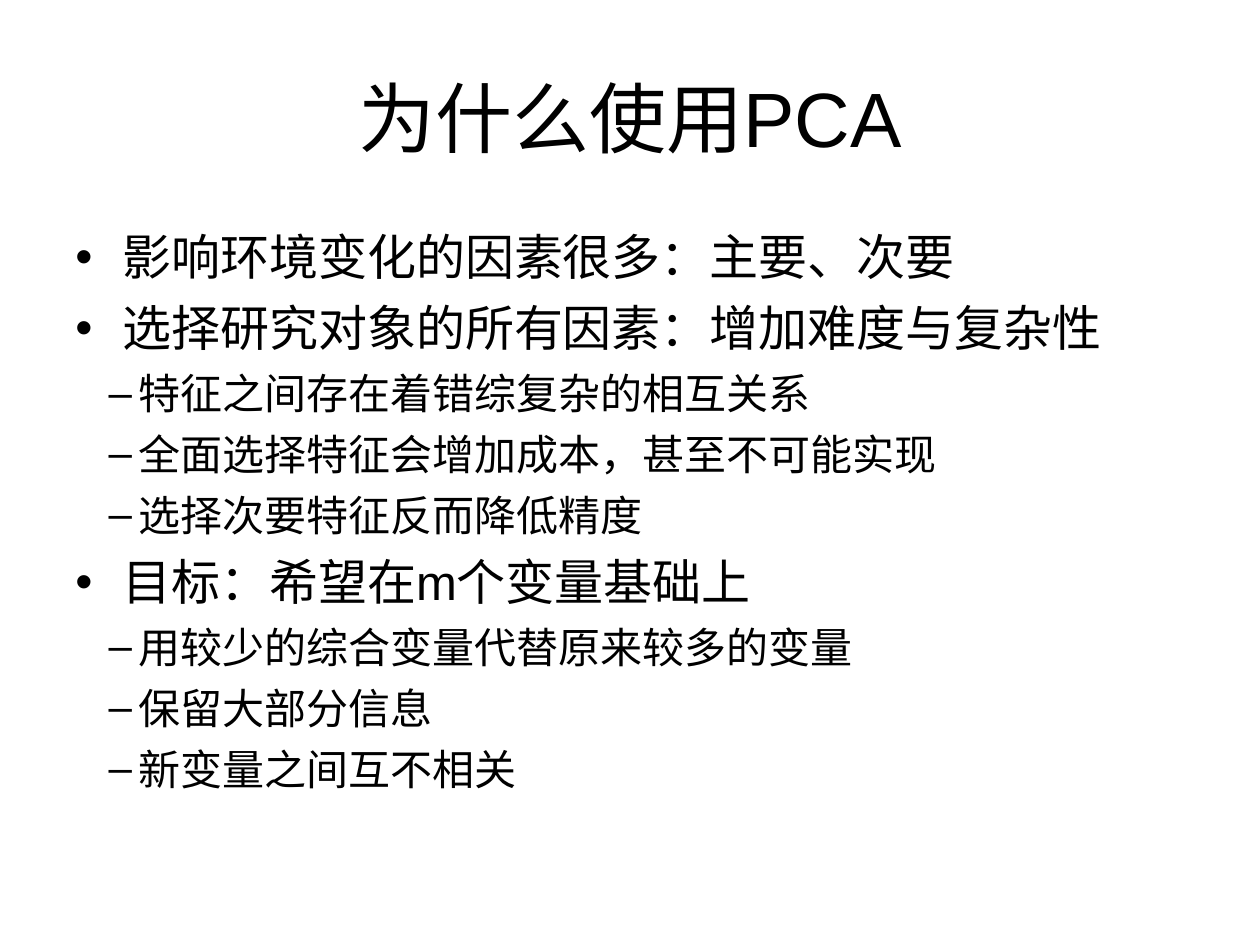
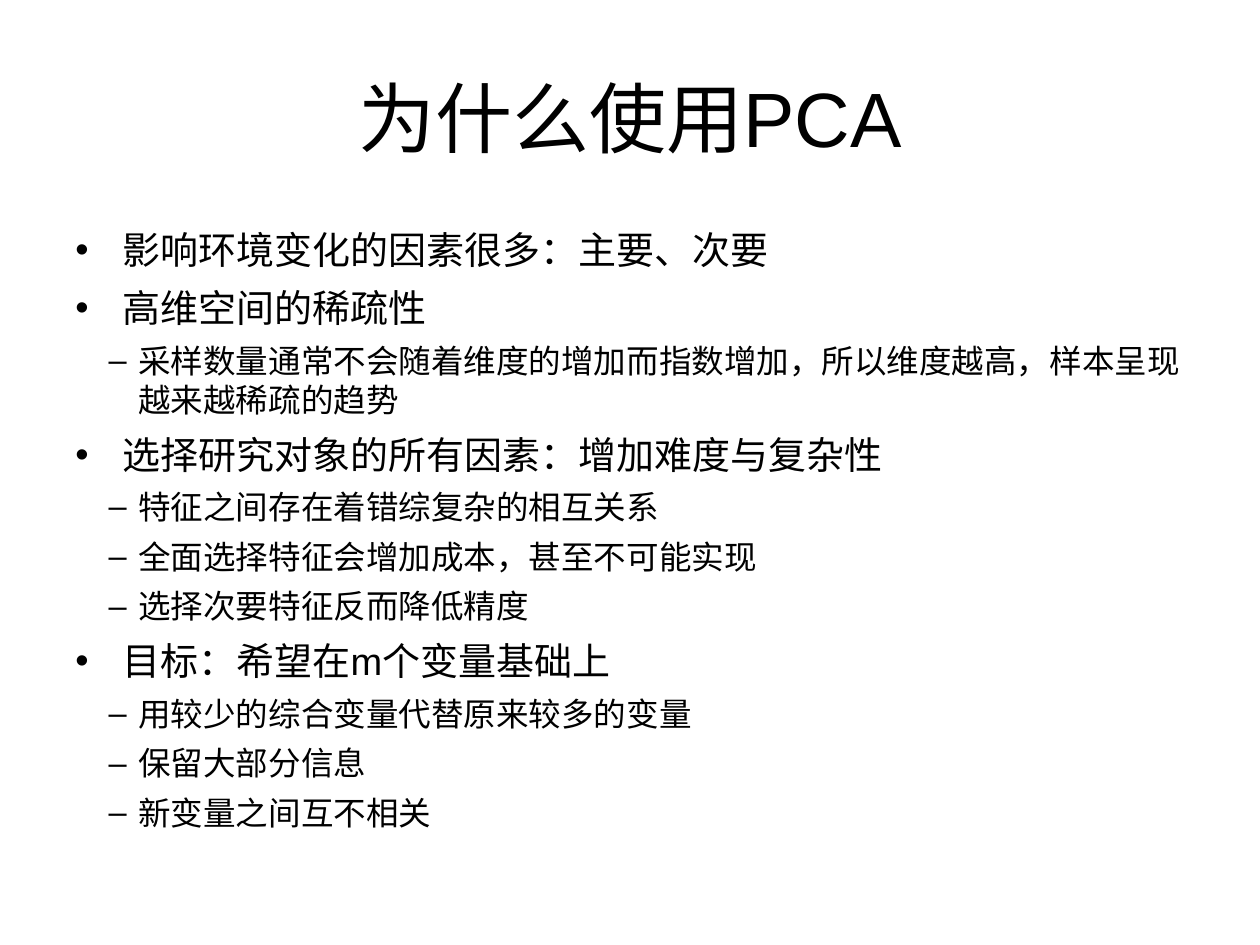
Before and after one commit to fengqiang111/evolution_plan, a slide deck: slide 2 of item_bank/SVD&PCA.ppt. Drawn at 1260x945 pixels with LibreOffice and Linux fonts; fonts in the diff are those of the drawing. Boxes give left, top, right and bottom in pixels: in the first picture for what was removed or moved away, otherwise in the second. Text is boxed around its words. In the diff, an @@ line names an element or a change of style, - is before the commit and + after.

Commit message:
update

```diff
--- a/item_bank/SVD&PCA.ppt
+++ b/item_bank/SVD&PCA.ppt
@@ text at <box>123,232,883,828</box>: size 28 to 21.7 pt in "影响环境变化的因素很多：主要、次要", "选择研究对象的所有因素：增加难度与复杂性", "目标：希望在m个变量基础上"; size 24 to 18.6 pt in "特征之间存在着错综复杂的相互关系", "全面选择特征会增加成本，甚至不可能实现", "选择次要特征反而降低精度", "用较少的综合变量代替原来较多的变量" and 2 more places @@
@@ text at <box>123,290,1179,415</box>: paragraphs added @@
+• 高维空间的稀疏性
+  – 采样数量通常不会随着维度的增加而指数增加，所以维度越高，样本呈现越来越稀疏的趋势
```
